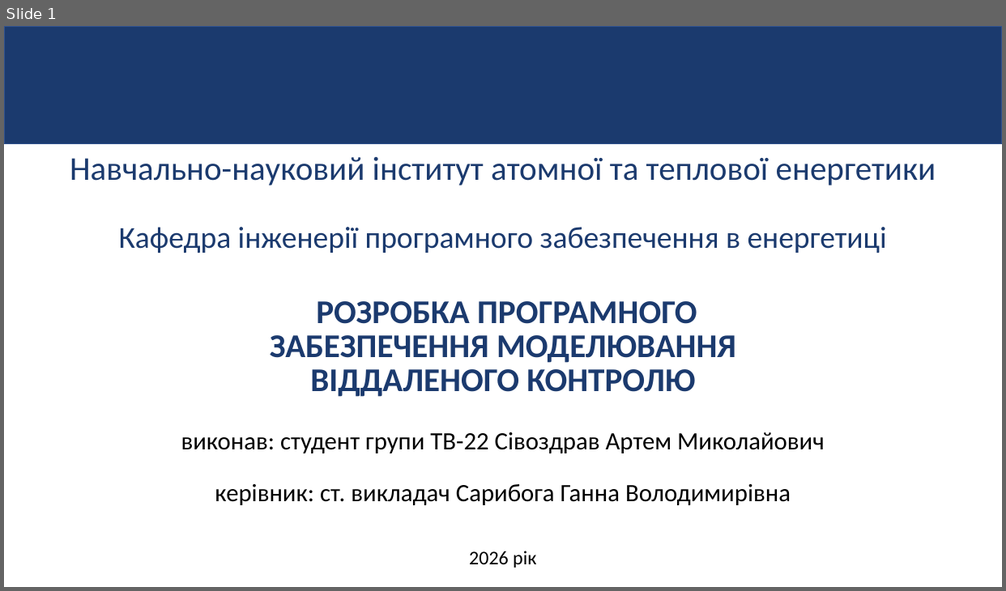
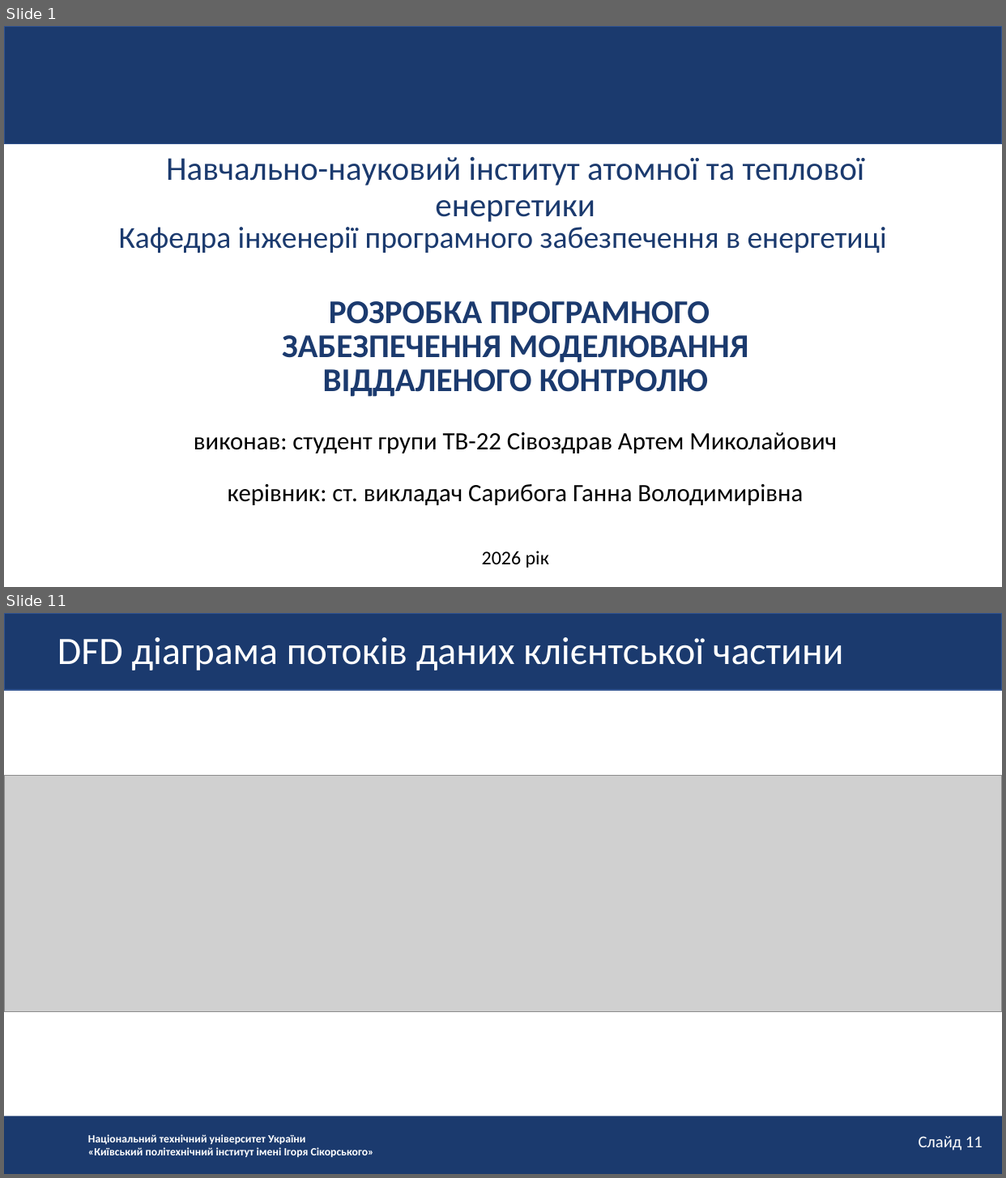
Before and after one commit to ArtemSivozdraw/diplom, a slide deck: Презентація на захист ПП Сівоздрав.pptx. Shown one above the other, each under a label of ours: slide 1 before the commit, slides 1 and 11 after it; the slides between them are not shown. The pictures are 1006x591 and 1006x1178 pixels, drawn with LibreOffice and Linux fonts; fonts in the diff are those of the drawing; grey boxes stand for pictures; background and template pictures are left out. Boxes give left, top, right and bottom in pixels: in the first picture for what was removed or moved away, otherwise in the second. Text is boxed around its words. In the diff, an @@ line names an element or a change of style, - is before the commit and + after.

```diff
--- a/Презентація на захист ПП Сівоздрав.pptx
+++ b/Презентація на захист ПП Сівоздрав.pptx
@@ slide 11 added at box(4, 613, 1002, 1174), background #FFFFFF @@
@@ rectangle added at box(4, 613, 1002, 690), fill #1B3A6E, outline #325490 1 pt @@
@@ text added at box(57, 637, 843, 671), 28 pt, text #FFFFFF @@
+DFD діаграма потоків даних клієнтської частини
@@ picture added at box(4, 776, 1002, 1012) @@
@@ rectangle added at box(4, 1116, 1002, 1174), fill #1B3A6E @@
@@ text added at box(88, 1135, 374, 1157), 8 pt, text #FFFFFF, bold @@
+Національний технічний університет України
+«Київський політехнічний інститут імені Ігоря Сікорського»
@@ text added at box(918, 1136, 982, 1151), 12 pt, text #FFFFFF @@
+Слайд 11
@@ slide 1 changed as well @@
@@ less space between paragraphs in 6 elements at box(194, 433, 837, 454), box(228, 484, 803, 506), box(282, 301, 748, 397), box(482, 551, 549, 568), box(166, 156, 865, 222), box(119, 227, 887, 253) @@
```
Also in this commit, not shown: 1 other slide changed, 13 other slides added, 8 slides removed.
